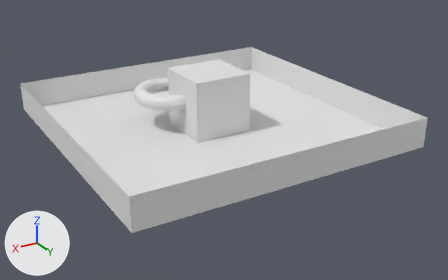
Before and after pictures for a commit that changed the Blender file Assets/Environment/Architecture/BlankRoom.blend.
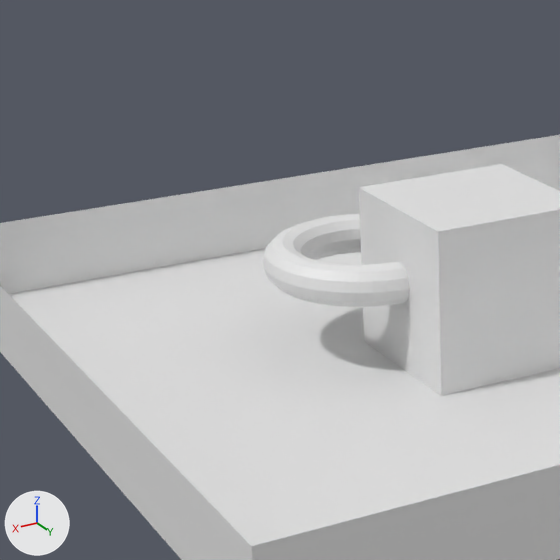
Each version is shown whole from a camera (50 mm lens) standing at (9.75, 17.25, 8.0) and looking at (-0.13, 0.78, -0.23), then close up on the part from 9% to 54% of the width and 0% to 72% of the height. Every picture has the same lights, and +X, +Y and +Z are marked at lower left.

The scene before the commit, as lines of its bpy script (objects in view):
```python
me_cube = bpy.data.meshes.new('Cube')
me_cube.from_pydata(...)  # a box spanning x -1.0..1.0, y -1.0..1.0, z -1.0..1.0
me_plane_002 = bpy.data.meshes.new('Plane.002')
me_plane_002.from_pydata([(-1.0, -1.0, 0.0), (1.0, -1.0, 0.0), (-1.0, 1.0, 0.0), (1.0, 1.0, 0.0)], [], [(0, 1, 3, 2)])
me_torus = bpy.data.meshes.new('Torus')
me_torus.from_pydata(...)  # a torus around z (ring radius 1.0, tube radius 0.25) spanning x -1.25..1.25, y -1.25..1.25, z -0.25..0.25
ob_cube = bpy.data.objects.new('Cube', me_cube)
ob_cube.location = (0.0, 0.0, 1.0)
ob_plane = bpy.data.objects.new('Plane', me_plane_002)
ob_plane.location = (0.0, 0.0, 0.0)
ob_plane.scale = (5.0, 5.0, 1.0)
ob_torus = bpy.data.objects.new('Torus', me_torus)
ob_torus.location = (0.95, -0.97, 1.1)
# also in view: 'Plane.002' at (5.0, 0.0, 0.5); 'Plane.001' at (0.0, 5.0, 0.5); 'Plane.003' at (0.0, -5.0, 0.5)
```
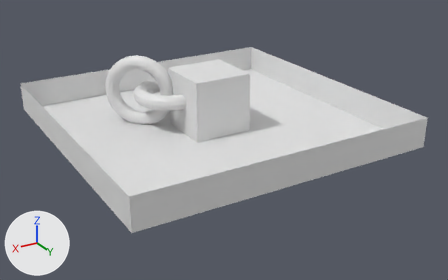
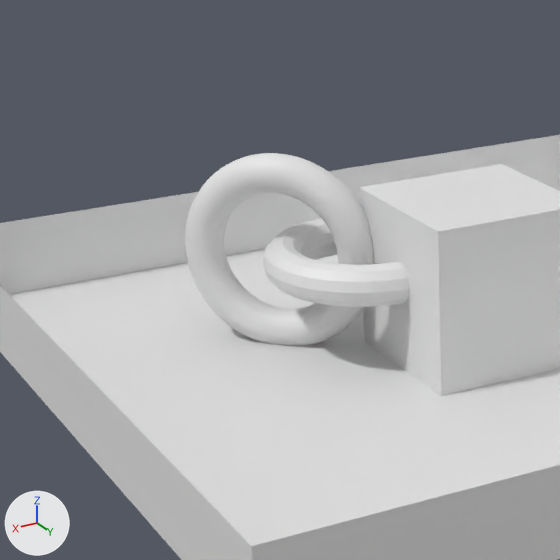
Commit message: Pull request TEST

Pixel boxes [x1, y1, x2, y2] of what changed, in the close-ups (560 x 560 px):
```json
{"object": "Torus.001", "change": "added", "after": [185, 153, 374, 346]}
```

Edits to the scene script, one JSON object a line:
```json
{"op": "add", "block": "ob_torus_001", "code": ["ob_torus_001 = bpy.data.objects.new('Torus.001', me_torus.copy())  # the mesh of ob_torus", "ob_torus_001.location = (1.82, -1.56, 1.16)", "ob_torus_001.rotation_euler = (0.0, 1.571, 0.785)  # degrees (0, 90, 45)", "_m = ob_torus_001.modifiers.new('Subsurf', 'SUBSURF')", "_m.levels = 3"]}
```
